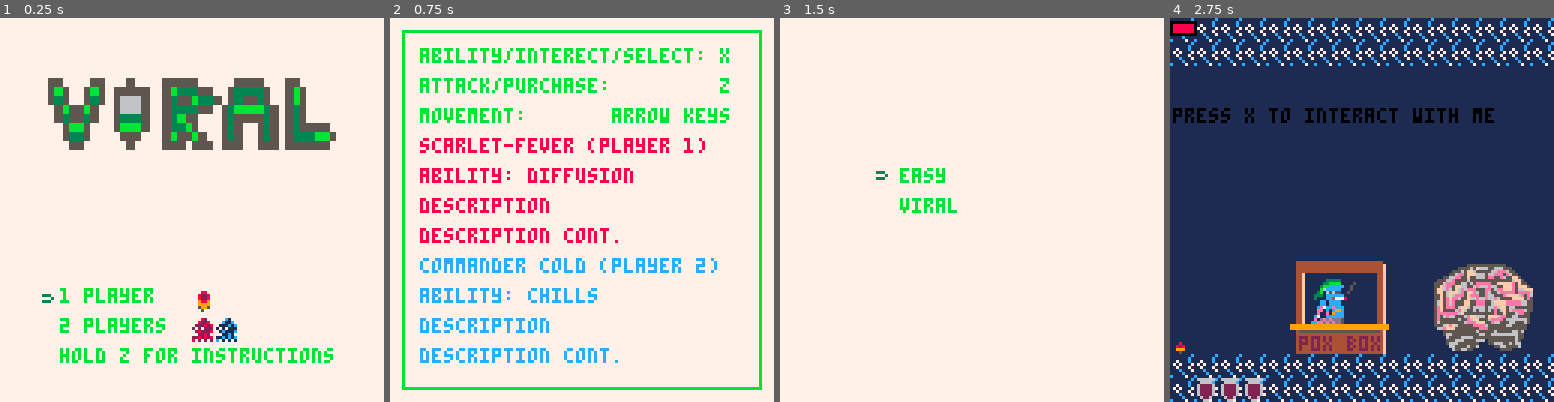
Above: before the commit, frames 1-4 (left to right).
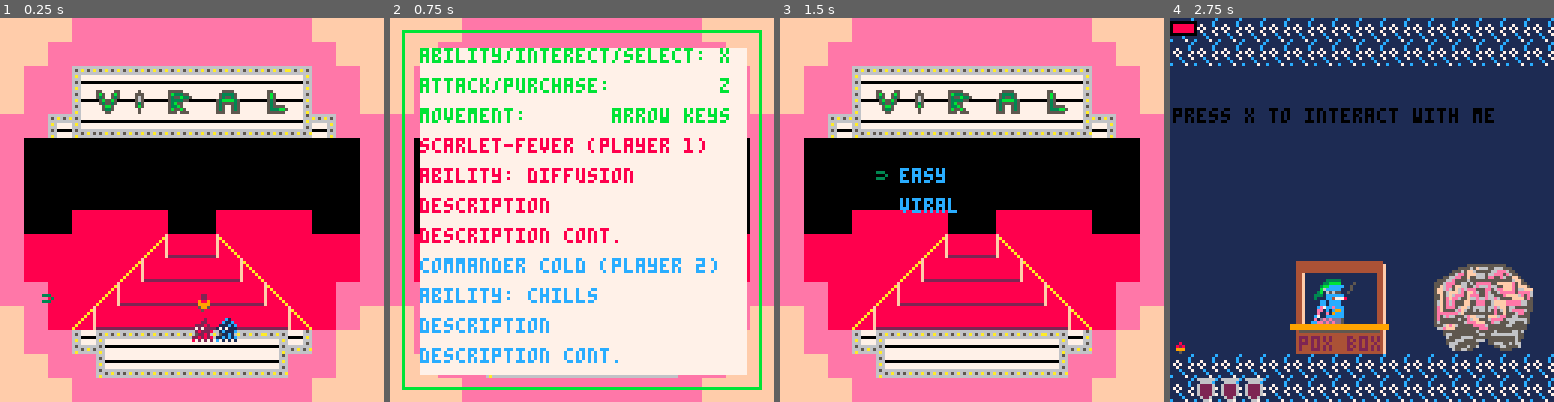
Above: after the commit, the same moments.

Repository: Von-dy/Game_Design_Final_Project
Game: PICO-8 cartridge boxes.p8
The game is run twice, just before and just after one commit, with the same random seed, the same clock (stepped at 60 frames per second) and the same inputs.
Inputs:
- Up to frame 1 (0.25 s): no input
- Up to frame 2 (0.75 s): tap O (Z key) at 0.33, 0.7 s
- Up to frame 3 (1.5 s): tap X (X key) at 1.07 s; tap O (Z key) at 1.43 s
- Up to frame 4 (2.75 s): hold Left 1.97-2.37 s; tap X (X key) at 2.07, 2.4, 2.73 s; tap O (Z key) at 2.22 s; hold Down from 2.42 s (still down)

The runs differ from the first frame. In frame 1, 94% of the frame differs, in the area x 0-100%, y 0-100%; in frame 2, 25%; in frame 3, 91%; in frame 4, nothing differs.

Commit message:
quick fix with menu, not complete

Diff:
--- a/boxes.p8
+++ b/boxes.p8
@@ -462,6 +462,7 @@
  quotes={"there is nothing so patient, in this world or any other, as a virus searching for a host","it's in the misery …(1258 unchanged characters)…
  players={}
  game.update=curr_game:update_game(game.state)
+ init_area(0)
 end
 
 function init_player(num)
@@ -614,7 +615,9 @@
 
 function init_area(id)
  --heart
- if id==1 then
+ if id==0 then
+   lbx,lby=128,0
+ elseif id==1 then
   lbx,lby=256,0
  --stomach
  elseif id==2 then
@@ -631,7 +634,7 @@
  --transition
  elseif id==6 then
   lbx,lby=384,128
- end
+end
  set_area(lbx/8,lby/8)
 end
 ------------------------------
@@ -1500,15 +1503,14 @@
 --menu
 function draw_menu()
  local sely
- map(16,16,0,0,64,64)
  --main
  if game.menu==0 then
   --draw_lips(0, {48,64,25,2,5})
   --sspr(96,0,32,32,0,0,127,127)
-  sspr(56,0,40,8,16,20,96,24)
-  print("1 player",20,90,11)
-  print("2 players",20,100)
-  print("hold z for instructions",20,110)
+  --sspr(56,0,40,8,16,20,96,24)
+  --print("1 player",20,90,11)
+  --print("2 players",20,100)
+  --print("hold z for instructions",20,110)
   if game.menuchoice==0 then sely=89 spr(17, 64, 90) spr(1, 64, 100) spr(33, 72, 100) else sely=99 spr(1, 64, 90) spr(17, 64, 100) spr(49, 72, 100) end
   spr(41,12,sely)
 
@@ -2131,149 +2133,149 @@
 29292929292929292929292929292929775c5cf8f2f3f3f3f3f3f3f6f95c7777686868686868686868686868686868684e4e4e6e6e6e6e4e4e4e4e6e6e6e4e4e786878687878786878687878786878685f5f00000000000000000000000000000000000000000000000000000000000000000000000000000000000000000000
 2929292929292929292929292929292977775c5cf8f7f7f7f7f7f7f95c5c7777404140414041404140414041404140415a5b5a474647465b5a5b464746475a5b786878687868786878687868786878685f5f00000000000000000000000000000000000000000000000000000000000000000000000000000000000000000000
 292929292929292929292929292929297777775c5c5c5c5c5c5c5c5c5c7777775051505150515051505150515051505156575657565756575657565756575657786878687868786878687878786878685f5f5f5f5f5f5f0000000000000000000000000000000000000000000000000000000000000000000000000000000000
-787878787878787878787878787878784a4a4a4a4a4a4a4a4a4a4a4a4a4a4a4a4444444444444444444444444444444400000000000000000000000000000000000000000000000000000000005f0000000000000000000000000000000000000000000000000000000000000000000000000000000000000000000000000000
-646564656564656465646464656464654a4a4a4a4a4a4a4a4a4a4a4a4a4a4a4a444444444444444444444444444444440000000000000000000000000000000000000000000000000000000000000000000000000000000000000000000000000000000000000000000000000000000000000000000000000000000000000000
-686868686868686868686868686868684a4a4a4a4a4a4a4a4a4a4a4a4a4a4a4a787878787878787878787878787878780000000000000000000000000000000000000000000000000000000000000000000000000000000000000000000000000000000000000000000000000000000000000000000000000000000000000000
-686868686868686868686868686868684a4a4a4a4a4a4a4a4a4a4a4a4a4a4a4a787878787878787878787878787878780000000000000000000000000000000000000000000000000000000000000000000000000000000000000000000000000000000000000000000000000000000000000000000000000000000000000000
-686868686868686868686868686868684a4a4a4a4a4a4a4a4a4a4a4a4a4a4a4a787878787878787878787878787878780000000000000000000000000000000000000000000000000000000000000000000000000000000000000000000000000000000000000000000000000000000000000000000000000000000000000000
-686868686868686868686868686868684a4a4a4a4a4a4a4a4a4a4a4a4a4a4a4a787878787878787878787878787878780000000000000000000000000000000000000000000000000000000000000000000000000000000000000000000000000000000000000000000000000000000000000000000000000000000000000000
-686868686868686868686868686868684a4a4a4a4a4a4a4a4a4a4a4a4a4a4a4a787878787878787878787878787878780000000000000000000000000000000000000000000000000000000000000000000000000000000000000000000000000000000000000000000000000000000000000000000000000000000000000000
-686868686868686868686868686868684a4a4a4a4a4a4a4a4a4a4a4a4a4a4a4a787878787878787878787878787878780000000000000000000000000000000000000000000000000000000000000000000000000000000000000000000000000000000000000000000000000000000000000000000000000000000000000000
-686868686868686868686868686868684a4a4a4a4a4a4a4a4a4a4a4a4a4a4a4a787878787878787878787878787878780000000000000000000000000000000000000000000000000000000000000000000000000000000000000000000000000000000000000000000000000000000000000000000000000000000000000000
-686868686868686868686868686868684a4a4a4a4a4a4a4a4a4a4a4a4a4a4a4a787878787878787878787878787878780000000000000000000000000000000000000000000000000000000000000000000000000000000000000000000000000000000000000000000000000000000000000000000000000000000000000000
-686868686868686868686868686868684a4a4a4a4a4a4a4a4a4a4a4a4a4a4a4a787878787878787878787878787878780000000000000000000000000000000000000000000000000000000000000000000000000000000000000000000000000000000000000000000000000000000000000000000000000000000000000000
-686868686868686868686868686868684a4a4a4a4a4a4a4a4a4a4a4a4a4a4a4a787878787878787878787878787878780000000000000000000000000000000000000000000000000000000000000000000000000000000000000000000000000000000000000000000000000000000000000000000000000000000000000000
-686868686868686868686868686868684a4a4a4a4a4a4a4a4a4a4a4a4a4a4a4a787878787878787878787878787878780000000000000000000000000000000000000000000000000000000000000000000000000000000000000000000000000000000000000000000000000000000000000000000000000000000000000000
-686868686868686868686868686868684a4a4a4a4a4a4a4a4a4a4a4a4a4a4a4a787878787878787878787878787878780000000000000000000000000000000000000000000000000000000000000000000000000000000000000000000000000000000000000000000000000000000000000000000000000000000000000000
-444444686868686868686868684444444a4a4a4a4a4a4a4a4a4a4a4a4a4a4a4a444444444444444444444444444444440000000000000000000000000000000000000000000000000000000000000000000000000000000000000000000000000000000000000000000000000000000000000000000000000000000000000000
-444444686868686868686868684444444a4a4a4a4a4a4a4a4a4a4a4a4a4a4a4a444444444444444444444444444444440000000000000000000000000000000000000000000000000000000000000000000000000000000000000000000000000000000000000000000000000000000000000000000000000000000000000000
-…(130 lines of a section not shown)…
+787878787878787878787878787878787777775c5c5c5c5c5c5c5c5c5c7777774444444444444444444444444444444400000000000000000000000000000000000000000000000000000000005f0000000000000000000000000000000000000000000000000000000000000000000000000000000000000000000000000000
+6465646565646564656464646564646577775c5c5c5c5c5c5c5c5c5c5c5c7777444444444444444444444444444444440000000000000000000000000000000000000000000000000000000000000000000000000000000000000000000000000000000000000000000000000000000000000000000000000000000000000000
+68686868686868686868686868686868775c5cf2f3f3f3f3f3f3f3f3f65c5c77787878787878787878787878787878780000000000000000000000000000000000000000000000000000000000000000000000000000000000000000000000000000000000000000000000000000000000000000000000000000000000000000
+68686868686868686868686868686868775c5cf4072a2b092b0a2b0bf55c5c77787878787878787878787878787878780000000000000000000000000000000000000000000000000000000000000000000000000000000000000000000000000000000000000000000000000000000000000000000000000000000000000000
+686868686868686868686868686868685c5cf2f8f7f7f7f7f7f7f7f7f9f65c5c787878787878787878787878787878780000000000000000000000000000000000000000000000000000000000000000000000000000000000000000000000000000000000000000000000000000000000000000000000000000000000000000
+686868686868686868686868686868685c5f5f5f5f5f5f5f5f5f5f5f5f5f5f5c787878787878787878787878787878780000000000000000000000000000000000000000000000000000000000000000000000000000000000000000000000000000000000000000000000000000000000000000000000000000000000000000
+686868686868686868686868686868685c5f5f5f5f5f5f5f5f5f5f5f5f5f5f5c787878787878787878787878787878780000000000000000000000000000000000000000000000000000000000000000000000000000000000000000000000000000000000000000000000000000000000000000000000000000000000000000
+686868686868686868686868686868685c5f5f5f5f5f5f5f5f5f5f5f5f5f5f5c787878787878787878787878787878780000000000000000000000000000000000000000000000000000000000000000000000000000000000000000000000000000000000000000000000000000000000000000000000000000000000000000
+686868686868686868686868686868685c5f5f5d5d5d5d5f5f5d5d5d5d5f5f5c787878787878787878787878787878780000000000000000000000000000000000000000000000000000000000000000000000000000000000000000000000000000000000000000000000000000000000000000000000000000000000000000
+686868686868686868686868686868685c5d5d5d5d5d3a6a6a3b5d5d5d5d5d5c787878787878787878787878787878780000000000000000000000000000000000000000000000000000000000000000000000000000000000000000000000000000000000000000000000000000000000000000000000000000000000000000
+686868686868686868686868686868685c5d5d5d5d3a6a6a6a6a3b5d5d5d5d5c787878787878787878787878787878780000000000000000000000000000000000000000000000000000000000000000000000000000000000000000000000000000000000000000000000000000000000000000000000000000000000000000
+686868686868686868686868686868685c5c5d5d3a6a6a6a6a6a6a3b5d5d5c5c787878787878787878787878787878780000000000000000000000000000000000000000000000000000000000000000000000000000000000000000000000000000000000000000000000000000000000000000000000000000000000000000
+68686868686868686868686868686868775c5d3a6a6a6a6a6a6a6a6a3b5d5c77787878787878787878787878787878780000000000000000000000000000000000000000000000000000000000000000000000000000000000000000000000000000000000000000000000000000000000000000000000000000000000000000
+68686868686868686868686868686868775c5cf8f2f3f3f3f3f3f3f6f95c7777787878787878787878787878787878780000000000000000000000000000000000000000000000000000000000000000000000000000000000000000000000000000000000000000000000000000000000000000000000000000000000000000
+4444446868686868686868686844444477775c5cf8f7f7f7f7f7f7f95c5c7777444444444444444444444444444444440000000000000000000000000000000000000000000000000000000000000000000000000000000000000000000000000000000000000000000000000000000000000000000000000000000000000000
+444444686868686868686868684444447777775c5c5c5c5c5c5c5c5c5c777777444444444444444444444444444444440000000000000000000000000000000000000000000000000000000000000000000000000000000000000000000000000000000000000000000000000000000000000000000000000000000000000000
+…(130 lines of a section not shown)…
